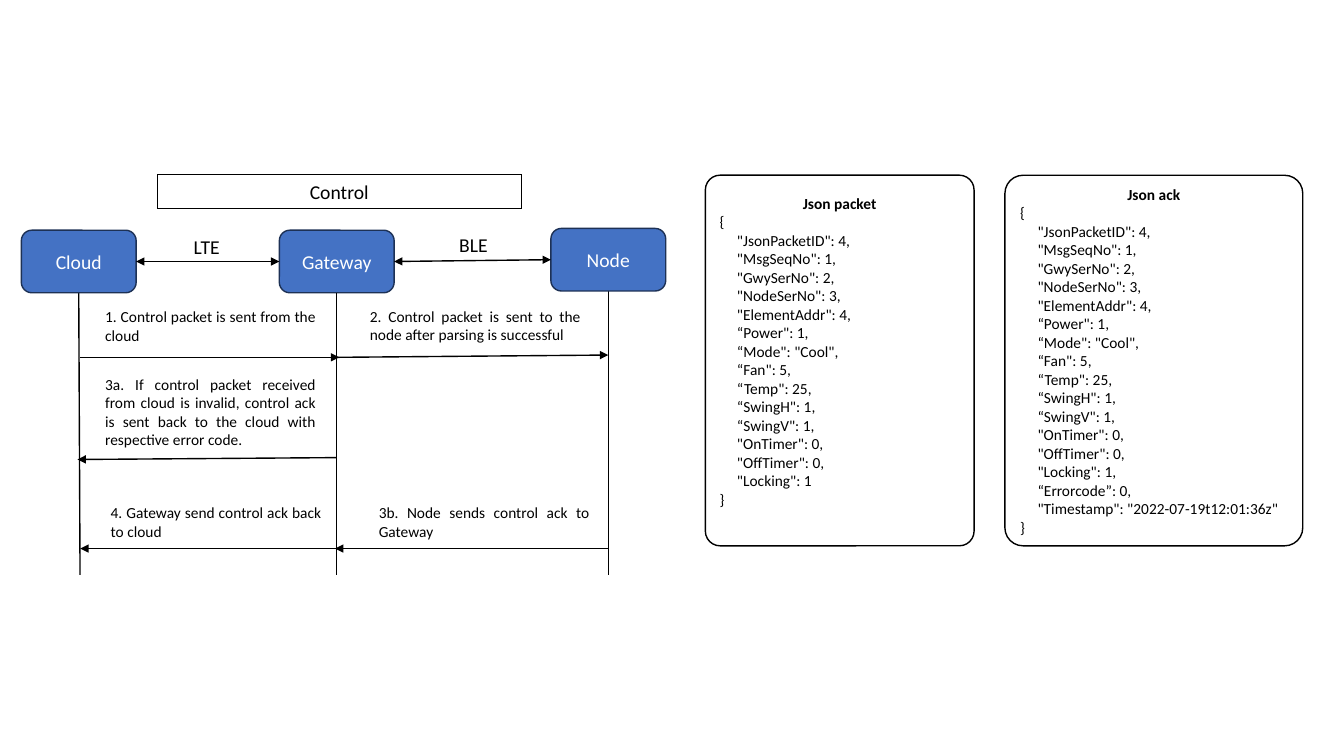
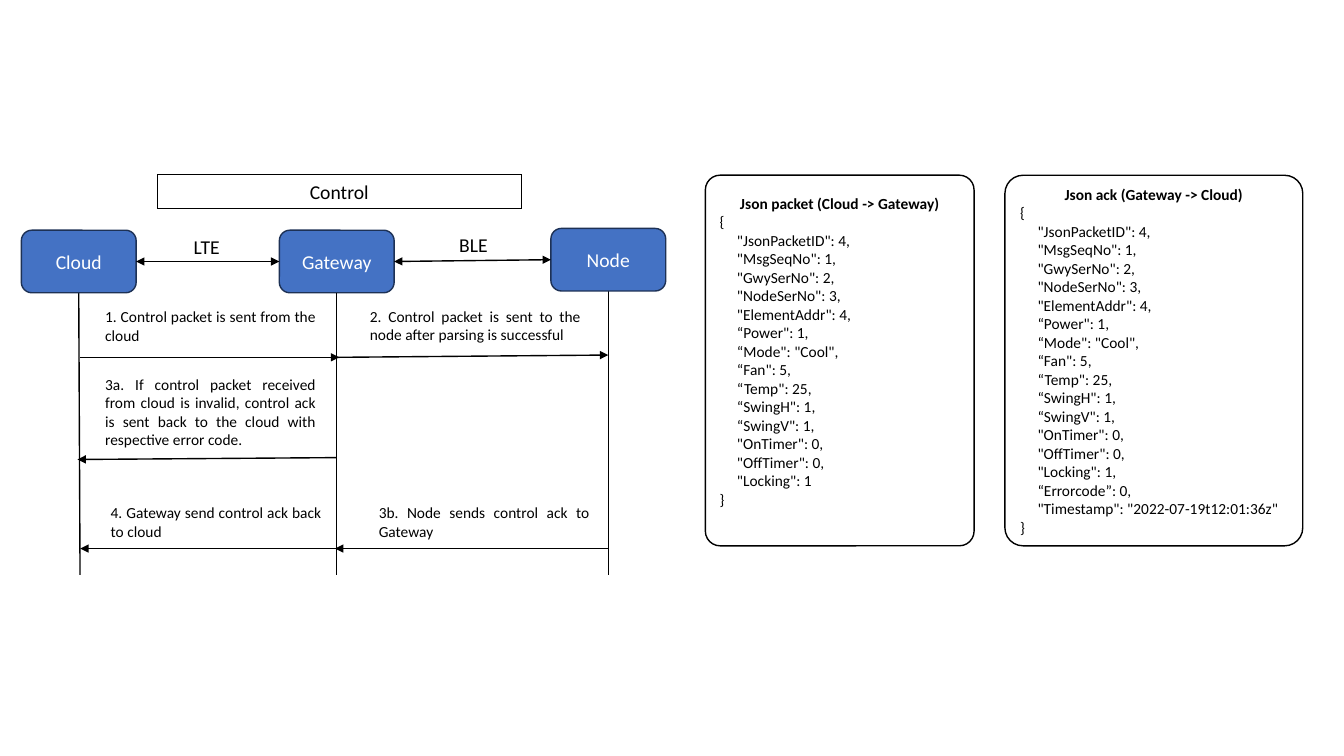
Before and after one commit to embeddedproductdev-create/ur_mesh_ir_node, a slide deck: slide 10 of BusinessFlow.pptx (slide 9 before the commit). Drawn at 1344x756 pixels with LibreOffice and Linux fonts; fonts in the diff are those of the drawing. Boxes give left, top, right and bottom in pixels: in the first picture for what was removed or moved away, otherwise in the second. Text is boxed around its words. In the diff, an @@ line names an element or a change of style, - is before the commit and + after.

```diff
--- a/BusinessFlow.pptx
+++ b/BusinessFlow.pptx
@@ text in rounded rectangle at (x1=740, y1=198, x2=939, y2=212): text changed @@
-Json packet
+Json packet (Cloud -> Gateway)
@@ text in rounded rectangle at (x1=1065, y1=188, x2=1243, y2=203): text changed @@
-Json ack
+Json ack (Gateway -> Cloud)
```
Also in this commit, not shown: 9 other slides changed, 1 slide added, 3 other files.
